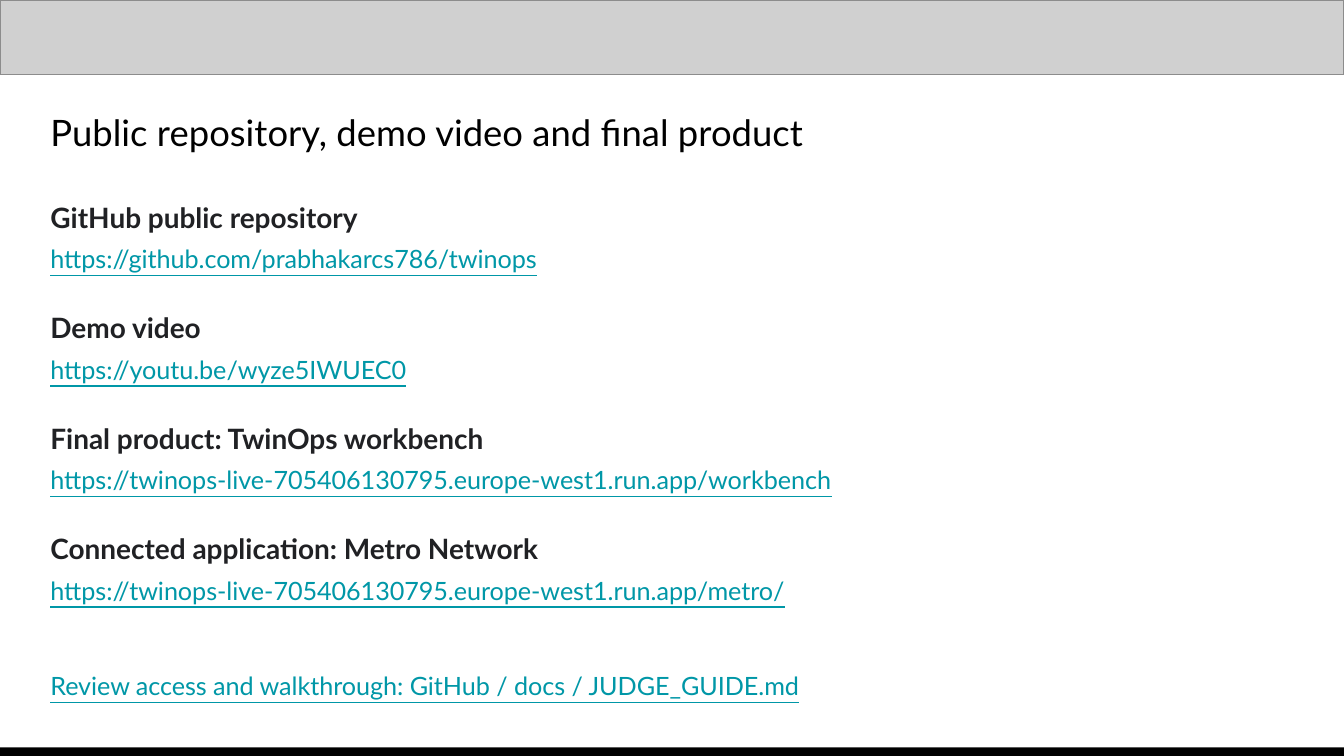
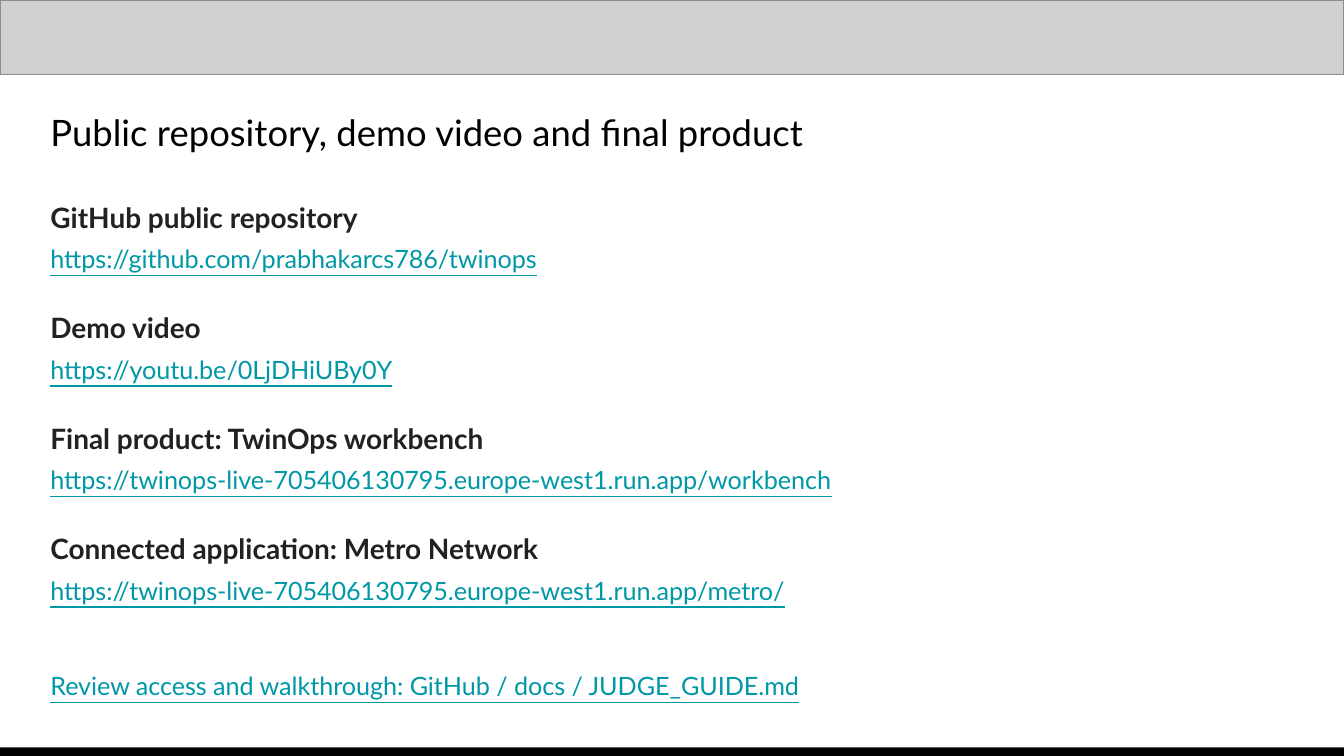
Before and after one commit to prabhakarcs786/twinops, a slide deck: slide 12 of docs/TwinOps_Deck.pptx. Drawn at 1344x756 pixels with LibreOffice and Linux fonts; fonts in the diff are those of the drawing; grey boxes stand for pictures. Boxes give left, top, right and bottom in pixels: in the first picture for what was removed or moved away, otherwise in the second. Text is boxed around its words. In the diff, an @@ line names an element or a change of style, - is before the commit and + after.

```diff
--- a/docs/TwinOps_Deck.pptx
+++ b/docs/TwinOps_Deck.pptx
@@ text at (50, 360, 392, 384): text changed @@
-https://youtu.be/wyze5IWUEC0
+https://youtu.be/0LjDHiUBy0Y
```
Also in this commit, not shown: 6 other files.
